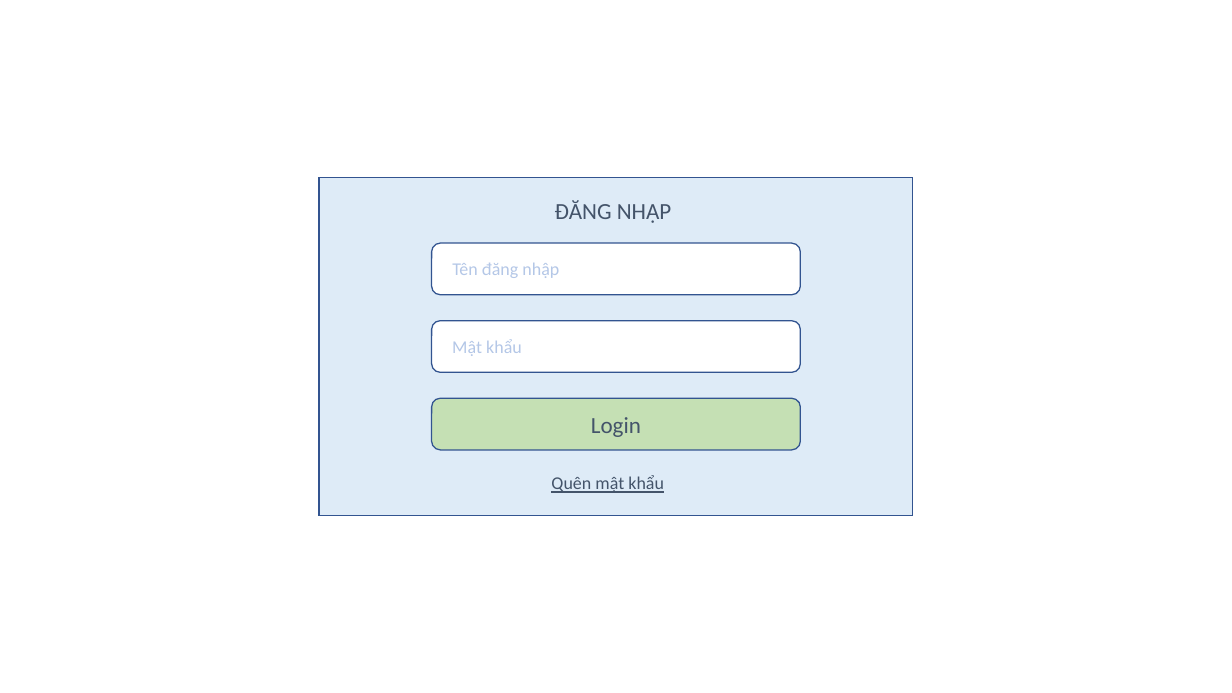
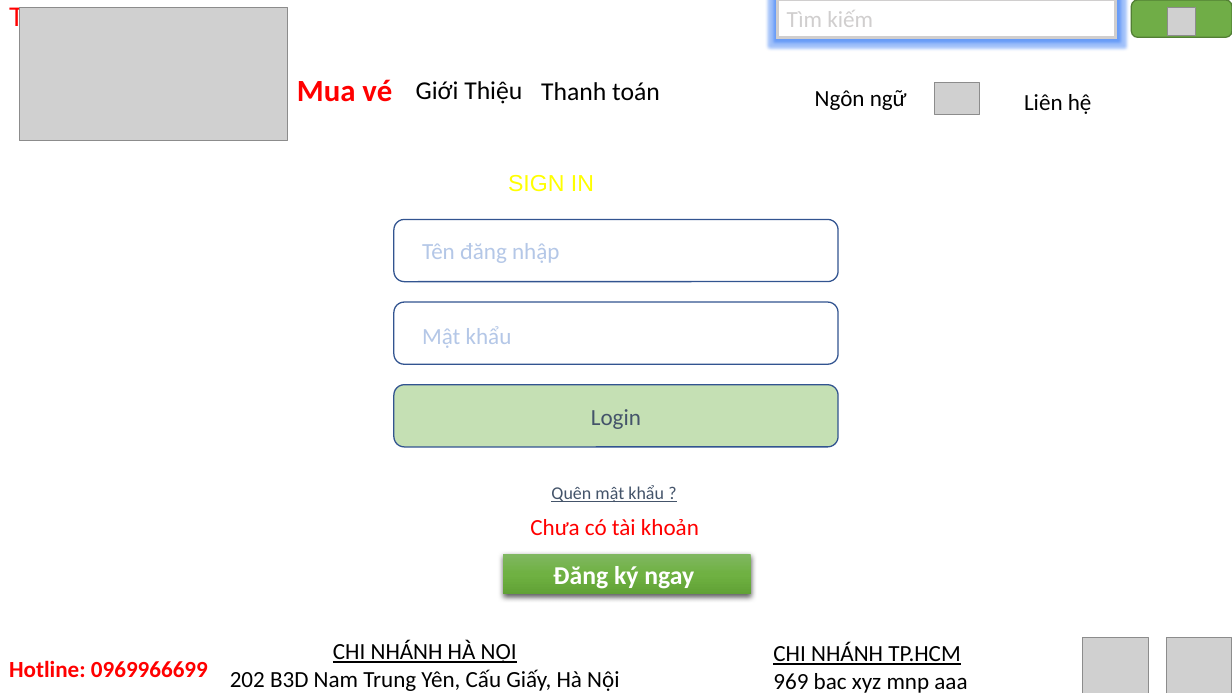
Before and after one commit to hieu193/phac-thao-zalo-marketing, a slide deck: slide 1 of login.pptx. Drawn at 1232x693 pixels with LibreOffice and Linux fonts; fonts in the diff are those of the drawing; grey boxes stand for pictures; background and template pictures are left out. Boxes give left, top, right and bottom in pixels: in the first picture for what was removed or moved away, otherwise in the second. Text is boxed around its words. In the diff, an @@ line names an element or a change of style, - is before the commit and + after.

```diff
--- a/login.pptx
+++ b/login.pptx
@@ text added at <box>9,4,250,31</box>, 20 pt, text #FF0000 @@
+TIMVENHANH.COM
@@ picture added at <box>19,7,288,140</box> @@
@@ rectangle added at <box>778,0,1116,37</box>, fill #FFFFFF, outline #D0CECE 2.25 pt, 18 pt, text #D0CECE @@
+Tìm kiếm
@@ rounded rectangle added at <box>1131,0,1232,37</box>, fill #70AD47, outline #538035 1 pt @@
@@ picture added at <box>1168,7,1197,36</box> @@
@@ text added at <box>297,79,392,102</box>, 24 pt, text #FF0000, bold @@
+Mua vé
@@ text added at <box>416,81,522,104</box>, 20 pt, text #000000 @@
+Giới Thiệu
@@ text added at <box>541,82,660,101</box>, 20 pt, text #000000 @@
+Thanh toán
@@ picture added at <box>934,83,980,115</box> @@
@@ text added at <box>815,90,907,110</box>, 18 pt, text #000000 @@
+Ngôn ngữ
@@ text added at <box>1024,94,1092,114</box>, 18 pt, text #000000 @@
+Liên hệ
@@ rectangle removed at <box>319,177,913,516</box> @@
@@ text at <box>508,175,594,192</box>: text changed; font Calibri to Arial; text colour #44546A to #FFFF00 @@
-ĐĂNG NHẬP
+SIGN IN
@@ rounded rectangle: place and size @@
-rounded rectangle at <box>432,243,800,295</box>
+rounded rectangle at <box>394,220,838,282</box>
@@ text "Tên đăng nhập" at <box>422,243,559,263</box>: size 14 to 18 pt @@
@@ text "Tên đăng nhập": place and size @@
-text "Tên đăng nhập" at <box>452,263,559,278</box>
+text "Tên đăng nhập" at <box>422,243,559,263</box>
@@ rounded rectangle: place and size @@
-rounded rectangle at <box>432,321,800,372</box>
+rounded rectangle at <box>394,302,838,364</box>
@@ text "Mật khẩu": place and size @@
-text "Mật khẩu" at <box>452,339,522,356</box>
+text "Mật khẩu" at <box>422,326,512,348</box>
@@ text "Mật khẩu" at <box>422,326,512,348</box>: size 14 to 18 pt @@
@@ rounded rectangle "Login": place and size @@
-rounded rectangle "Login" at <box>432,398,800,450</box>
+rounded rectangle "Login" at <box>394,384,838,446</box>
@@ text at <box>551,485,664,502</box>: text changed @@
-Quên mật khẩu
+Quên mật khẩu ?
@@ text added at <box>530,519,699,535</box>, 18 pt, text #FF0000 @@
+Chưa có tài khoản
@@ rectangle added at <box>503,555,750,595</box>, fill gradient #81B861 to #6FB242 to #62A336, 20 pt, text #FFFFFF, bold @@
+Đăng ký ngay
@@ text added at <box>230,639,619,691</box>, 18 pt, text #000000 @@
+CHI NHÁNH HÀ NỘI
+202 B3D Nam Trung Yên, Cấu Giấy, Hà Nội
@@ text added at <box>773,642,967,693</box>, 18 pt, text #000000 @@
+CHI NHÁNH TP.HCM
+969 bac xyz mnp aaa
@@ picture added at <box>1083,638,1149,693</box> @@
@@ picture added at <box>1166,638,1232,693</box> @@
@@ text added at <box>9,660,208,677</box>, 18 pt, text #FF0000, bold @@
+Hotline: 0969966699
```
Also in this commit, not shown: 2 slides removed.
